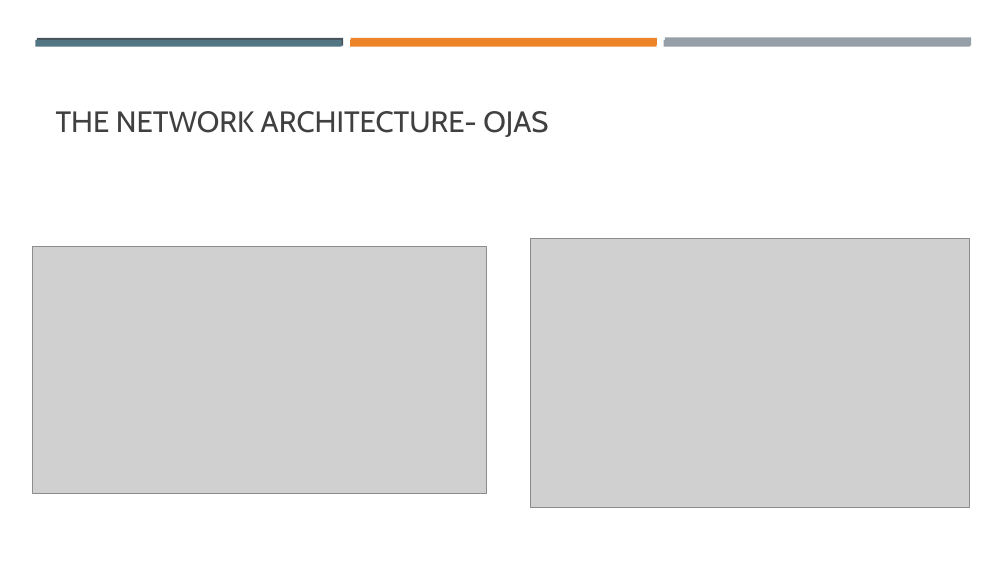
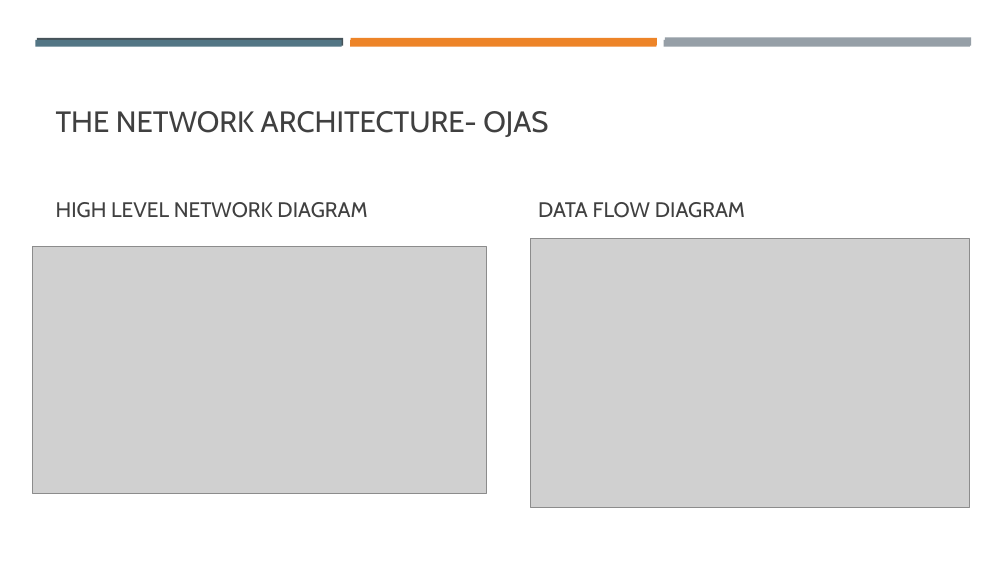
Before and after one commit to opandey1/Group6-Cloud-Network-Assessment, a slide deck: slide 4 of presentation/Cloud Network Security Threat Analysis.pptx (slide 5 before the commit). Drawn at 1008x567 pixels with LibreOffice and Linux fonts; fonts in the diff are those of the drawing; grey boxes stand for pictures. Boxes give left, top, right and bottom in pixels: in the first picture for what was removed or moved away, otherwise in the second. Text is boxed around its words. In the diff, an @@ line names an element or a change of style, - is before the commit and + after.

```diff
--- a/presentation/Cloud Network Security Threat Analysis.pptx
+++ b/presentation/Cloud Network Security Threat Analysis.pptx
@@ text added at (56,202,367,218), 20 pt, text #404040 @@
+HIGH LEVEL NETWORK DIAGRAM
@@ text added at (538,202,745,218), 20 pt, text #404040 @@
+DATA FLOW DIAGRAM
```
Also in this commit, not shown: 6 other slides changed, 1 slide added, 2 slides removed.
